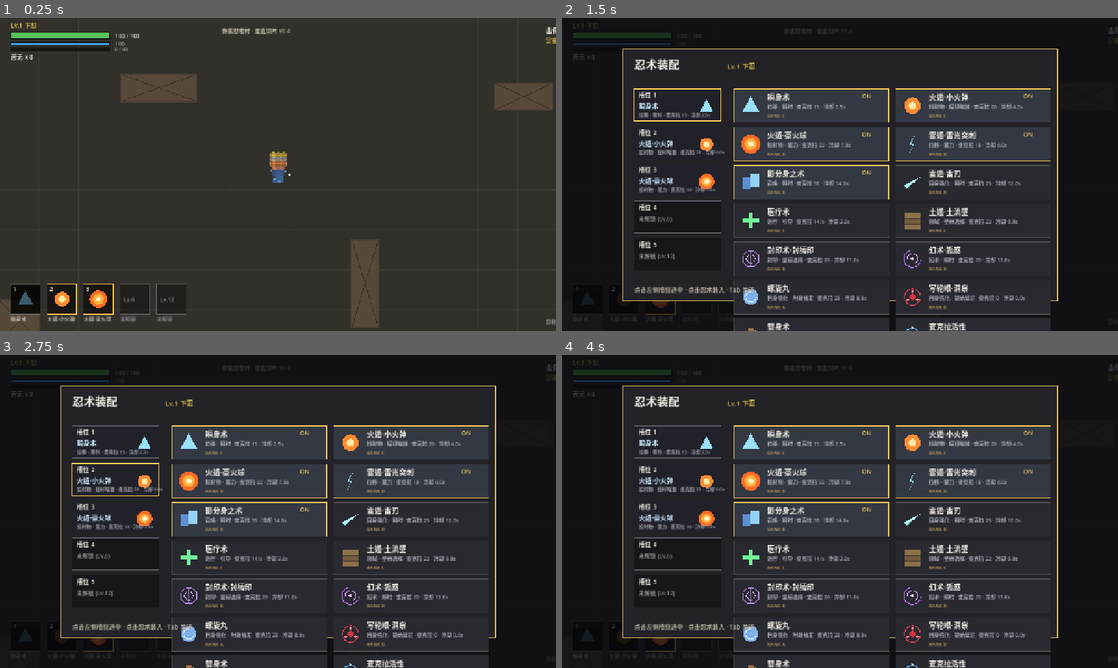
Above: before the commit, frames 1-4 (two rows, left to right).
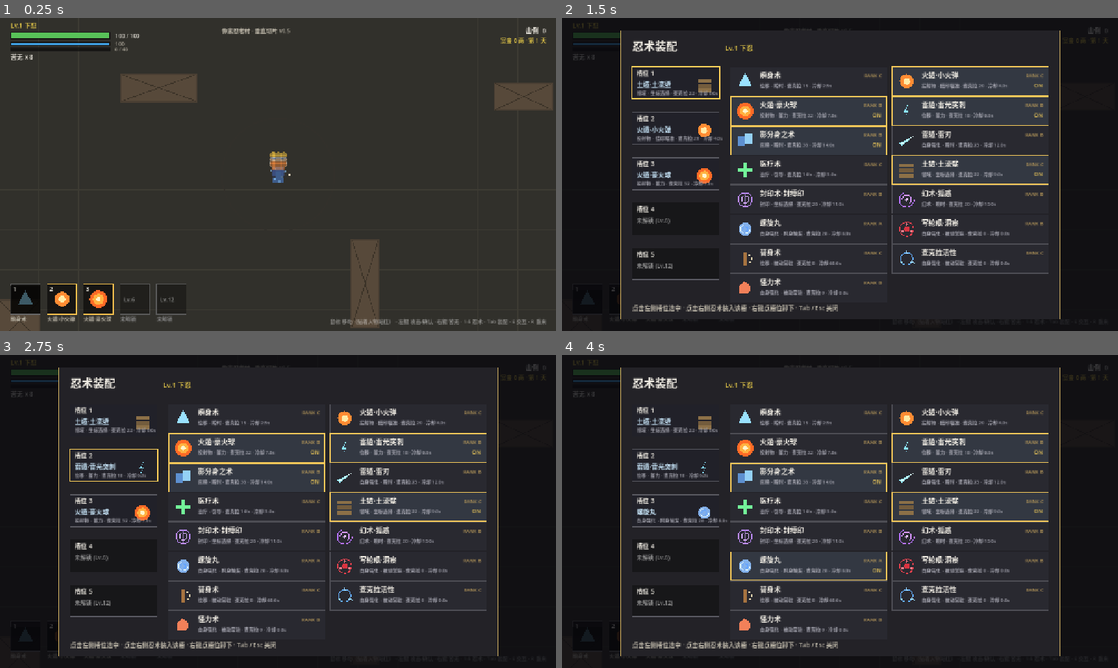
Above: after the commit, the same moments.

Repository: user-Kan123/pixel-ninja-village
Game: Godot game, scene res://tests/selftest.tscn
The game is run twice, just before and just after one commit, with the same random seed, the same clock (stepped at 60 frames per second) and the same inputs. This scene is started directly instead of the project's main scene.
Inputs (mouse positions are in pixels of both pictures, inside the frame that each line leads up to):
- Up to frame 1 (0.25 s): no input
- Up to frame 2 (1.5 s): tap Enter at 0.5 s; move the mouse to (962, 158) at 0.52 s; hold D 0.53-1.28 s; tap Tab at 0.6 s; click (962, 158) at 0.67 s; tap Space at 1.25 s; move the mouse to (728, 190) at 1.27 s; hold S from 1.28 s (still down); tap 1 at 1.35 s; click (728, 190) at 1.42 s
- Up to frame 3 (2.75 s): tap Enter at 2 s; move the mouse to (333, 442) at 2.02 s; release S at 2.03 s; hold D from 2.03 s (still down); tap 2 at 2.1 s; click (333, 442) at 2.17 s
- Up to frame 4 (4 s): tap Space at 2.75 s; move the mouse to (812, 574) at 2.77 s; release D at 2.78 s; hold W 2.78-3.53 s; tap 3 at 2.85 s; click (812, 574) at 2.92 s; tap Enter at 3.5 s; move the mouse to (1006, 558) at 3.52 s; hold A from 3.53 s (still down); tap 4 at 3.6 s; click (1006, 558) at 3.67 s

The runs differ from the first frame. In frame 1, 0.6% of the frame differs, in the area x 51-100%, y 2-98%; in frame 2, 21%, in the area x 10-100%, y 2-100%; in frame 3, 20%; in frame 4, 20%.

Commit message:
v0.5: fix unclickable UI overlays, right-aligned HUD text running off-screen, one-screen loadout layout, 60% move speeds
UI clicks were dead: a Control parented to a CanvasLayer (not a Control) is not resized by set_anchors_preset, so its size stayed (0,0). The panel still rendered (drawing uses get_viewport_rect()), but the GUI hit test never matched it, so clicking the mission board's accept button and clicking jutsu cards did nothing at all. All four overlays now use set_anchors_and_offsets_preset(PRESET_FULL_RECT).

HUD text overflowed the right edge: CanvasItem.draw_string only applies the alignment when width > 0, so every HORIZONTAL_ALIGNMENT_RIGHT call that passed -1 silently fell back to left alignment and drew from the right margin onwards, off-screen. Affected the kill count, money/day, buff timer, combo counter, substitution indicator, control hint, HUD title and the mission board's money line. They now pass x=0 with width set to the right edge. The board's money line was additionally drawn at an absolute y of 48, i.e. above the panel - now panel-relative.

Loadout layout: 15 jutsu in 2 columns needed 8 rows at 88px pitch = 704px inside a 580px panel, pushing the last two rows (substitution, chakra flow) off the panel and off the 720px viewport. The panel is now 1010x664 with 360x66 cards at 68px pitch, so every row lands on screen. Cards use two text lines with right-aligned RANK / ON markers.

Speed: player and every enemy scaled to 60% (player 330 -> 198, chaser 175 -> 105, brute 108 -> 65, shooter reposition 150 -> 90, elite 142 -> 85, shadow clone 250 -> 150).

Jutsu loadout is an independent Tab entry advertised in the village HUD, not something reached through the mission board. The board hint now reads 'click accept to take the mission; Tab/Esc closes'.

Selftest: new _test_ui_clicks asserts each overlay's size fills the viewport, drives real clicks through Viewport.push_input (calling _gui_input directly cannot catch this class of bug), and checks that accepting a mission registers a pending mission, that clicking a jutsu card fills the selected slot, that clicking a slot changes the selection, and that the last jutsu row stays inside the screen.

Version 0.4.0 -> 0.5.0; README documents the v0.5 changes and the new control scheme.

Headless verification: --import clean, selftest prints SELFTEST OK, village.tscn runs 240 frames with no script errors.

Diff:
--- a/data/jutsu.json
+++ b/data/jutsu.json
@@ -71,7 +71,7 @@
     "cooldown": 14.0,
     "clone_count": 2,
     "clone_lifetime": 12.0,
-    "clone_speed": 250,
+    "clone_speed": 150,
     "clone_damage": 7,
     "clone_attack_range": 48,
     "clone_windup": 0.25,
--- a/data/strings.json
+++ b/data/strings.json
@@ -1,7 +1,7 @@
 {
   "zh": {
     "game.title": "像素忍者村",
-    "hud.title": "像素忍者村 · 垂直切片 v0.4",
+    "hud.title": "像素忍者村 · 垂直切片 v0.5",
     "jutsu.blink": "瞬身术",
     "jutsu.fireball": "火遁·小火弹",
     "jutsu.great_fireball": "火遁·豪火球",
@@ -57,11 +57,12 @@
     "hud.dead": "你被击倒了 · 按 R 重新开始",
     "hud.locked": "未解锁",
     "loadout.title": "忍术装配",
-    "loadout.hint": "点击左侧槽位选中 · 点击忍术装入 · Tab 关闭",
+    "loadout.hint": "点击左侧槽位选中 · 点击右侧忍术装入该槽 · 右键点槽位卸下 · Tab / Esc 关闭",
     "loadout.slot": "槽位",
     "loadout.cost": "查克拉",
     "loadout.cooldown": "冷却",
-    "village.hint": "鼠标 移动（贴着人物站住） · E 交互 · Tab 装配 · 任务看板接任务后，到南侧大门出发",
+    "village.hint": "鼠标 移动（贴着人物站住） · Tab 忍术装配 · E 交互 · 接任务后走到南侧出村大门按 E 出发",
+    "village.loadout_key": "Tab · 忍术装配（换忍术就按这个，和任务看板无关）",
     "village.board": "任务看板",
     "village.gate": "训练场入口",
     "village.shrine": "休息处（保存进度）",
@@ -83,7 +84,7 @@
     "banner.mission_start": "任务开始",
     "wild.village_dir": "回村方向",
     "board.title": "任务看板 · D 级",
-    "board.hint": "点击任务接取 · Tab / Esc 关闭",
+    "board.hint": "点击「接收」领取任务 · Tab / Esc 关闭",
     "board.reward": "报酬",
     "board.done": "已完成 %d 次",
     "board.accept": "接取",
--- a/project.godot
+++ b/project.godot
@@ -7,7 +7,7 @@
 config/description="火影题材像素沙盒 RPG —— 免费同人开源作品（垂直切片）"
 run/main_scene="res://scenes/village.tscn"
 config/features=PackedStringArray("4.4")
-config/version="0.4.0"
+config/version="0.5.0"
 
 [autoload]
 
--- a/scripts/enemy_brute.gd
+++ b/scripts/enemy_brute.gd
@@ -12,8 +12,8 @@
 const ATTACK_DAMAGE := 22.0
 const ATTACK_KNOCKBACK := 560.0
 const ATTACK_ARC := deg_to_rad(115.0)
-const PATROL_SPEED := 35.0
-const CHASE_SPEED := 108.0
+const PATROL_SPEED := 21.0
+const CHASE_SPEED := 65.0
 const SWING_LUNGE := 210.0
 
 
--- a/scripts/enemy_chaser.gd
+++ b/scripts/enemy_chaser.gd
@@ -13,8 +13,8 @@
 const ATTACK_DAMAGE := 9.0
 const ATTACK_KNOCKBACK := 260.0
 const ATTACK_ARC := deg_to_rad(85.0)
-const PATROL_SPEED := 55.0
-const CHASE_SPEED := 175.0
+const PATROL_SPEED := 33.0
+const CHASE_SPEED := 105.0
 
 var state := S.PATROL
 var state_timer := 0.0
--- a/scripts/enemy_elite.gd
+++ b/scripts/enemy_elite.gd
@@ -14,7 +14,7 @@
 func _init() -> void:
 	max_hp = 380.0
 	hit_radius = 30.0
-	move_speed = 142.0
+	move_speed = 85.0
 	body_color = Color("8f2f4f")
 	body_size = Vector2(52, 52)
 	xp_value = 60
--- a/scripts/enemy_shooter.gd
+++ b/scripts/enemy_shooter.gd
@@ -13,7 +13,7 @@
 const ATTACK_DAMAGE := 8.0
 const ATTACK_KNOCKBACK := 180.0
 const KUNAI_SPEED := 430.0
-const REPOSITION_SPEED := 150.0
+const REPOSITION_SPEED := 90.0
 
 var state := S.IDLE
 var state_timer := 0.0
--- a/scripts/hud.gd
+++ b/scripts/hud.gd
@@ -23,7 +23,7 @@
 
 func _ready() -> void:
 	mouse_filter = Control.MOUSE_FILTER_IGNORE
-	set_anchors_preset(Control.PRESET_FULL_RECT)
+	set_anchors_and_offsets_preset(Control.PRESET_FULL_RECT)
 
 
 func show_notice(text: String) -> void:
@@ -118,8 +118,10 @@
 
 func _draw_counters(font: Font) -> void:
 	var size_v := get_viewport_rect().size
-	draw_string(font, Vector2(size_v.x - 24.0, 34.0), Data.s("hud.kills") + "  %d" % game.kill_count, HORIZONTAL_ALIGNMENT_RIGHT, -1, 15, COL_TEXT)
-	draw_string(font, Vector2(size_v.x - 24.0, 56.0), "%s %d 两 · %s" % [Data.s("hud.money"), Flow.money, Data.s("hud.day") % Flow.day], HORIZONTAL_ALIGNMENT_RIGHT, -1, 13, Color("e0c447"))
+	## draw_string 只在 width > 0 时才应用 alignment：传 -1 会让 RIGHT 退化成左对齐，
+	## 文本从 size_v.x - 24 起往右画、直接溢出屏幕。所以右对齐一律用 (0, y) + width = 右边界。
+	draw_string(font, Vector2(0.0, 34.0), Data.s("hud.kills") + "  %d" % game.kill_count, HORIZONTAL_ALIGNMENT_RIGHT, size_v.x - 24.0, 15, COL_TEXT)
+	draw_string(font, Vector2(0.0, 56.0), "%s %d 两 · %s" % [Data.s("hud.money"), Flow.money, Data.s("hud.day") % Flow.day], HORIZONTAL_ALIGNMENT_RIGHT, size_v.x - 24.0, 13, Color("e0c447"))
 	draw_string(font, Vector2(size_v.x / 2.0 - 130.0, 34.0), Data.s("hud.title"), HORIZONTAL_ALIGNMENT_LEFT, -1, 13, COL_DIM)
 	## 任务目标
 	var obj: String = game.objective_text()
@@ -127,10 +129,10 @@
 		draw_string(font, Vector2(size_v.x / 2.0 - 110.0, 58.0), Data.s("hud.objective") + "：" + obj, HORIZONTAL_ALIGNMENT_LEFT, -1, 15, Color(0.95, 0.85, 0.45))
 	if player.buff_timer > 0.0 and not player.buff_id.is_empty():
 		var cfg: Dictionary = Data.jutsu.get(player.buff_id, {})
-		draw_string(font, Vector2(size_v.x - 24.0, 80.0), "%s %0.1fs" % [Data.s(String(cfg.get("name_key", player.buff_id))), player.buff_timer], HORIZONTAL_ALIGNMENT_RIGHT, -1, 13, Color(0.6, 0.9, 1.0))
+		draw_string(font, Vector2(0.0, 80.0), "%s %0.1fs" % [Data.s(String(cfg.get("name_key", player.buff_id))), player.buff_timer], HORIZONTAL_ALIGNMENT_RIGHT, size_v.x - 24.0, 13, Color(0.6, 0.9, 1.0))
 	if player.combo_count >= 2:
 		var t: float = clampf(player.combo_timer / 1.2, 0.0, 1.0)
-		draw_string(font, Vector2(size_v.x - 24.0, 112.0), "%s x %d" % [Data.s("hud.combo"), player.combo_count], HORIZONTAL_ALIGNMENT_RIGHT, -1, 26, Color(1.0, 0.85, 0.3, 0.4 + 0.6 * t))
+		draw_string(font, Vector2(0.0, 112.0), "%s x %d" % [Data.s("hud.combo"), player.combo_count], HORIZONTAL_ALIGNMENT_RIGHT, size_v.x - 24.0, 26, Color(1.0, 0.85, 0.3, 0.4 + 0.6 * t))
 
 
 func _draw_state_hints(font: Font) -> void:
@@ -163,7 +165,7 @@
 		var ready := float(player.jutsu_cd.get("substitution", 0.0)) <= 0.0
 		var key := "hud.sub_ready" if ready else "hud.sub_cd"
 		var c2 := Color(0.55, 0.85, 0.6) if ready else Color(0.55, 0.55, 0.55)
-		draw_string(font, Vector2(size_v.x - 24.0, 134.0), Data.s(key), HORIZONTAL_ALIGNMENT_RIGHT, -1, 12, c2)
+		draw_string(font, Vector2(0.0, 134.0), Data.s(key), HORIZONTAL_ALIGNMENT_RIGHT, size_v.x - 24.0, 12, c2)
 	## 交互提示（回村 / 结算）
 	var ihint: String = game.current_interact_hint()
 	if ihint != "":
@@ -172,7 +174,7 @@
 		draw_rect(r, Color(0, 0, 0, 0.55))
 		draw_rect(r, Color(0.9, 0.75, 0.4, 0.9), false, 1.5)
 		draw_string(font, r.position + Vector2(12.0, 25.0), ihint, HORIZONTAL_ALIGNMENT_LEFT, -1, 15, Color("f5e9c8"))
-	draw_string(font, Vector2(size_v.x - 24.0, size_v.y - 18.0), Data.s("hud.controls"), HORIZONTAL_ALIGNMENT_RIGHT, -1, 12, Color(1, 1, 1, 0.45))
+	draw_string(font, Vector2(0.0, size_v.y - 18.0), Data.s("hud.controls"), HORIZONTAL_ALIGNMENT_RIGHT, size_v.x - 24.0, 12, Color(1, 1, 1, 0.45))
 
 
 func _draw_notice(font: Font) -> void:
--- a/scripts/loadout_ui.gd
+++ b/scripts/loadout_ui.gd
@@ -7,13 +7,23 @@
 var player: Player
 var selected_slot := 0
 
-const PANEL_W := 1000.0
-const PANEL_H := 580.0
+const PANEL_W := 1010.0
+const PANEL_H := 664.0
+const HEADER_H := 84.0
+## 左列槽位
+const SLOT_H := 74.0
+const SLOT_GAP := 104.0
+## 右列忍术网格：2 列 × 8 行，行高压到 66 才能让 15 个忍术全部落在一屏内
+const CARD_W := 360.0
+const CARD_H := 66.0
+const CARD_GAP := 68.0
 
 
 func _ready() -> void:
 	mouse_filter = Control.MOUSE_FILTER_STOP
-	set_anchors_preset(Control.PRESET_FULL_RECT)
+	## 与任务看板同理：父节点是 CanvasLayer，必须同时设置 anchors 和 offsets，
+	## 否则 size 停在 (0,0)，绘制正常但点击收不到。
+	set_anchors_and_offsets_preset(Control.PRESET_FULL_RECT)
 
 
 func on_opened() -> void:
@@ -84,14 +94,18 @@
 
 func _slot_rect(i: int) -> Rect2:
 	var p := _panel_rect()
-	return Rect2(p.position.x + 26.0, p.position.y + 92.0 + float(i) * 86.0, 200.0, 74.0)
+	return Rect2(p.position.x + 26.0, p.position.y + HEADER_H + float(i) * SLOT_GAP, 200.0, SLOT_H)
 
 
 func _grid_rect(j: int) -> Rect2:
 	var p := _panel_rect()
 	var col := j % 2
 	var row := int(j / 2.0)
-	return Rect2(p.position.x + 256.0 + float(col) * 372.0, p.position.y + 92.0 + float(row) * 88.0, 356.0, 78.0)
+	return Rect2(
+		p.position.x + 252.0 + float(col) * (CARD_W + 12.0),
+		p.position.y + HEADER_H + float(row) * CARD_GAP,
+		CARD_W, CARD_H
+	)
 
 
 # ---------------------------------------------------------------- 绘制
@@ -142,12 +156,13 @@
 		var equipped := Array(player.jutsu_slots).has(id)
 		draw_rect(r, Color(0.16, 0.16, 0.19) if not equipped else Color(0.2, 0.22, 0.26))
 		draw_rect(r, Color(0.95, 0.78, 0.35) if equipped else Color(0.3, 0.3, 0.33), false, 2.0 if equipped else 1.0)
-		Data.draw_jutsu_icon(self, id, r.position + Vector2(38.0, 39.0), 22.0)
-		draw_string(font, r.position + Vector2(76.0, 26.0), Data.s(String(cfg.get("name_key", id))), HORIZONTAL_ALIGNMENT_LEFT, -1, 17, Color("f0ece3"))
-		draw_string(font, r.position + Vector2(76.0, 46.0), _detail(id, cfg), HORIZONTAL_ALIGNMENT_LEFT, -1, 12, Color(0.66, 0.66, 0.7))
-		draw_string(font, r.position + Vector2(76.0, 66.0), "RANK " + String(cfg.get("rank", "-")), HORIZONTAL_ALIGNMENT_LEFT, -1, 11, Color(0.72, 0.6, 0.35))
+		Data.draw_jutsu_icon(self, id, r.position + Vector2(34.0, CARD_H / 2.0), 19.0)
+		draw_string(font, r.position + Vector2(68.0, 25.0), Data.s(String(cfg.get("name_key", id))), HORIZONTAL_ALIGNMENT_LEFT, -1, 16, Color("f0ece3"))
+		draw_string(font, r.position + Vector2(68.0, 47.0), _detail(id, cfg), HORIZONTAL_ALIGNMENT_LEFT, -1, 11, Color(0.66, 0.66, 0.7))
+		## 右对齐标记：x 给卡片左边、width 给到右边界（draw_string 只在 width > 0 时才右对齐）
+		draw_string(font, Vector2(r.position.x, r.position.y + 24.0), "RANK " + String(cfg.get("rank", "-")), HORIZONTAL_ALIGNMENT_RIGHT, r.size.x - 12.0, 11, Color(0.72, 0.6, 0.35))
 		if equipped:
-			draw_string(font, r.position + Vector2(r.size.x - 62.0, 22.0), "ON", HORIZONTAL_ALIGNMENT_LEFT, -1, 13, Color(0.95, 0.8, 0.35))
+			draw_string(font, Vector2(r.position.x, r.position.y + 47.0), "ON", HORIZONTAL_ALIGNMENT_RIGHT, r.size.x - 14.0, 12, Color(0.95, 0.8, 0.35))
 
 
 func _detail(id: String, cfg: Dictionary) -> String:
--- a/scripts/mission_board_ui.gd
+++ b/scripts/mission_board_ui.gd
@@ -11,7 +11,10 @@
 
 func _ready() -> void:
 	mouse_filter = Control.MOUSE_FILTER_STOP
-	set_anchors_preset(Control.PRESET_FULL_RECT)
+	## 必须用 set_anchors_and_offsets_preset：父节点是 CanvasLayer 而非 Control，
+	## 只调 set_anchors_preset 不会把控件撑开，size 停在 (0,0)，
+	## 界面能画出来但鼠标命中测试永远失败（= 点击没反应）。
+	set_anchors_and_offsets_preset(Control.PRESET_FULL_RECT)
 
 
 func on_opened() -> void:
@@ -62,7 +65,8 @@
 	draw_rect(p, Color("2b2620"))
 	draw_rect(p, Color(0.85, 0.72, 0.4), false, 2.0)
 	draw_string(font, p.position + Vector2(30.0, 48.0), Data.s("board.title"), HORIZONTAL_ALIGNMENT_LEFT, -1, 26, Color("f0ece3"))
-	draw_string(font, Vector2(p.end.x - 30.0, 48.0), "%s %d 两 · %s" % [Data.s("hud.money"), Flow.money, Data.s("hud.day") % Flow.day], HORIZONTAL_ALIGNMENT_RIGHT, -1, 14, Color("e0c447"))
+	## 右对齐：x 给面板左边、width 给到右边界减 30；y 必须相对面板，否则会画到面板外面
+	draw_string(font, Vector2(p.position.x, p.position.y + 48.0), "%s %d 两 · %s" % [Data.s("hud.money"), Flow.money, Data.s("hud.day") % Flow.day], HORIZONTAL_ALIGNMENT_RIGHT, p.size.x - 30.0, 14, Color("e0c447"))
 	var ids := _mission_ids()
 	for i in ids.size():
 		var id: String = ids[i]
--- a/scripts/player.gd
+++ b/scripts/player.gd
@@ -16,7 +16,8 @@
 
 const MAX_HP_BASE := 100.0
 const MAX_CHAKRA_BASE := 100.0
-const MOVE_SPEED := 330.0
+## 移动速度：已按手感反馈降到原值的 60%（330 → 198）。想整体调快/调慢只改这一个数。
+const MOVE_SPEED := 198.0
 const CHAKRA_REGEN := 9.0
 const KUNAI_MAX := 8
 const KUNAI_RECHARGE := 4.0
--- a/scripts/shadow_clone.gd
+++ b/scripts/shadow_clone.gd
@@ -11,7 +11,7 @@
 var offset := Vector2(40.0, 0.0)
 var lifetime := 12.0
 var age := 0.0
-var move_speed := 250.0
+var move_speed := 150.0
 var damage := 7.0
 var attack_range := 48.0
 var windup_time := 0.25
@@ -28,7 +28,7 @@
 	c.game = game_node
 	c.player = owner_player
 	c.lifetime = float(cfg.get("clone_lifetime", 12.0))
-	c.move_speed = float(cfg.get("clone_speed", 250.0))
+	c.move_speed = float(cfg.get("clone_speed", 150.0))
 	c.damage = float(cfg.get("clone_damage", 7.0))
 	c.attack_range = float(cfg.get("clone_attack_range", 48.0))
 	c.windup_time = float(cfg.get("clone_windup", 0.25))
--- a/scripts/village_hud.gd
+++ b/scripts/village_hud.gd
@@ -15,7 +15,7 @@
 
 func _ready() -> void:
 	mouse_filter = Control.MOUSE_FILTER_IGNORE
-	set_anchors_preset(Control.PRESET_FULL_RECT)
+	set_anchors_and_offsets_preset(Control.PRESET_FULL_RECT)
 
 
 func show_notice(text: String) -> void:
@@ -37,8 +37,10 @@
 	draw_string(font, Vector2(24.0, 34.0), "Lv.%d %s" % [player.level, Data.s(player.rank_key())], HORIZONTAL_ALIGNMENT_LEFT, -1, 16, COL_TEXT)
 	draw_string(font, Vector2(24.0, 60.0), Data.s("hud.day") % Flow.day, HORIZONTAL_ALIGNMENT_LEFT, -1, 15, COL_DIM)
 	draw_string(font, Vector2(24.0, 84.0), "%s %d 两" % [Data.s("hud.money"), Flow.money], HORIZONTAL_ALIGNMENT_LEFT, -1, 15, COL_GOLD)
-	## 右上：标题
-	draw_string(font, Vector2(v.x - 24.0, 34.0), Data.s("hud.title"), HORIZONTAL_ALIGNMENT_RIGHT, -1, 13, COL_DIM)
+	## 忍术装配入口单独占一行：避免玩家以为它藏在任务看板里
+	draw_string(font, Vector2(24.0, 112.0), Data.s("village.loadout_key"), HORIZONTAL_ALIGNMENT_LEFT, -1, 14, Color(0.82, 0.78, 0.55))
+	## 右上：标题（右对齐必须给 width，否则会溢出屏幕）
+	draw_string(font, Vector2(0.0, 34.0), Data.s("hud.title"), HORIZONTAL_ALIGNMENT_RIGHT, v.x - 24.0, 13, COL_DIM)
 	## 中下：交互提示
 	var hint: String = game.current_interact_hint()
 	if hint != "":
@@ -48,7 +50,7 @@
 		draw_rect(r, Color(0.9, 0.75, 0.4, 0.9), false, 1.5)
 		draw_string(font, r.position + Vector2(12.0, 26.0), hint, HORIZONTAL_ALIGNMENT_LEFT, -1, 16, Color("f5e9c8"))
 	## 底部操作提示
-	draw_string(font, Vector2(v.x - 24.0, v.y - 18.0), Data.s("village.hint"), HORIZONTAL_ALIGNMENT_RIGHT, -1, 12, Color(1, 1, 1, 0.45))
+	draw_string(font, Vector2(0.0, v.y - 18.0), Data.s("village.hint"), HORIZONTAL_ALIGNMENT_RIGHT, v.x - 24.0, 12, Color(1, 1, 1, 0.45))
 	## 通知
 	if notice_timer > 0.0:
 		var a: float = clampf(notice_timer / 2.4, 0.0, 1.0)
--- a/tests/selftest.gd
+++ b/tests/selftest.gd
@@ -67,6 +67,7 @@
 	await _test_mission_survive()
 	await _test_wild_and_pending()
 	await _test_death()
+	await _test_ui_clicks()
 	_finish()
 
 
@@ -515,6 +516,68 @@
 	_check(player.state == Player.State.DEAD, "死亡后状态不是 DEAD")
 
 
+## 界面可点性 + 一屏内布局。
+## 回归点：挂在 CanvasLayer 上的 Control 只调 set_anchors_preset 不会撑开尺寸，
+## size 停在 (0,0) —— 界面画得出来但鼠标命中测试永远失败，点击完全没反应。
+## 所以这里走真实的 push_input 派发，而不是直接调 _gui_input（后者测不出这个病）。
+func _test_ui_clicks() -> void:
+	Flow.level = 12
+	Flow.loadout.clear()
+	for id in Flow.DEFAULT_LOADOUT:
+		Flow.loadout.append(String(id))
+	game.queue_free()
+	await _frames(2)
+	var scene: PackedScene = load("res://scenes/village.tscn")
+	game = scene.instantiate()
+	add_child(game)
+	await _frames(3)
+	player = game.player
+	_bind_player()
+	var vp: Vector2 = get_viewport().get_visible_rect().size
+
+	## 任务看板：控件必须铺满视口
+	var board = game.board_ui
+	_check(board.size == vp, "任务看板尺寸未铺满视口：%s（点击会失效）" % str(board.size))
+	Flow.pending_mission = ""
+	game.toggle_board()
+	await _frames(2)
+	_check(game.board_open(), "任务看板未打开")
+	_push_click(board._row_rect(0).get_center())
+	await _frames(3)
+	_check(Flow.pending_mission != "", "点击「接收」未登记待出发任务")
+	_check(not game.board_open(), "接取任务后看板未关闭")
+
+	## 忍术装配：控件同样要铺满，且 15 个忍术必须全部落在一屏内
+	var lu = game.loadout_ui
+	_check(lu.size == vp, "忍术装配控件尺寸未铺满视口：%s" % str(lu.size))
+	game.toggle_loadout()
+	await _frames(2)
+	_check(lu.visible, "忍术装配界面未打开")
+	var total: int = Data.jutsu_list.size()
+	var last_y: float = lu._grid_rect(total - 1).end.y
+	_check(last_y < vp.y, "忍术网格最后一行超出屏幕：%.0f > %.0f" % [last_y, vp.y])
+	lu.selected_slot = 2
+	var before: String = player.jutsu_slots[2]
+	_push_click(lu._grid_rect(5).get_center())
+	await _frames(3)
+	_check(player.jutsu_slots[2] != before, "点击忍术卡片未装入槽位")
+	## 点左侧槽位可切换选中槽
+	_push_click(lu._slot_rect(1).get_center())
+	await _frames(2)
+	_check(lu.selected_slot == 1, "点击槽位未切换选中：%d" % lu.selected_slot)
+	game.close_loadout()
+	Flow.pending_mission = ""
+
+
+func _push_click(pos: Vector2) -> void:
+	var e := InputEventMouseButton.new()
+	e.button_index = MOUSE_BUTTON_LEFT
+	e.pressed = true
+	e.position = pos
+	e.global_position = pos
+	get_viewport().push_input(e, true)
+
+
 # ---------------------------------------------------------------- 工具
 
 func _frames(n: int) -> void:
Not shown, changed: README.md
